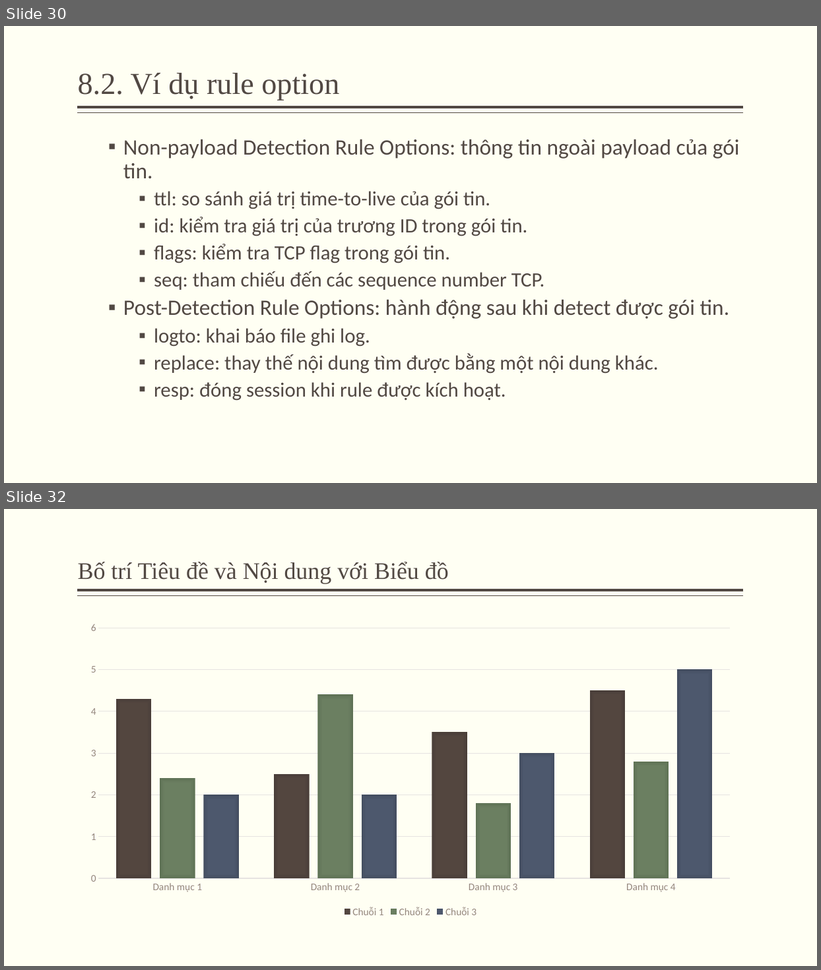
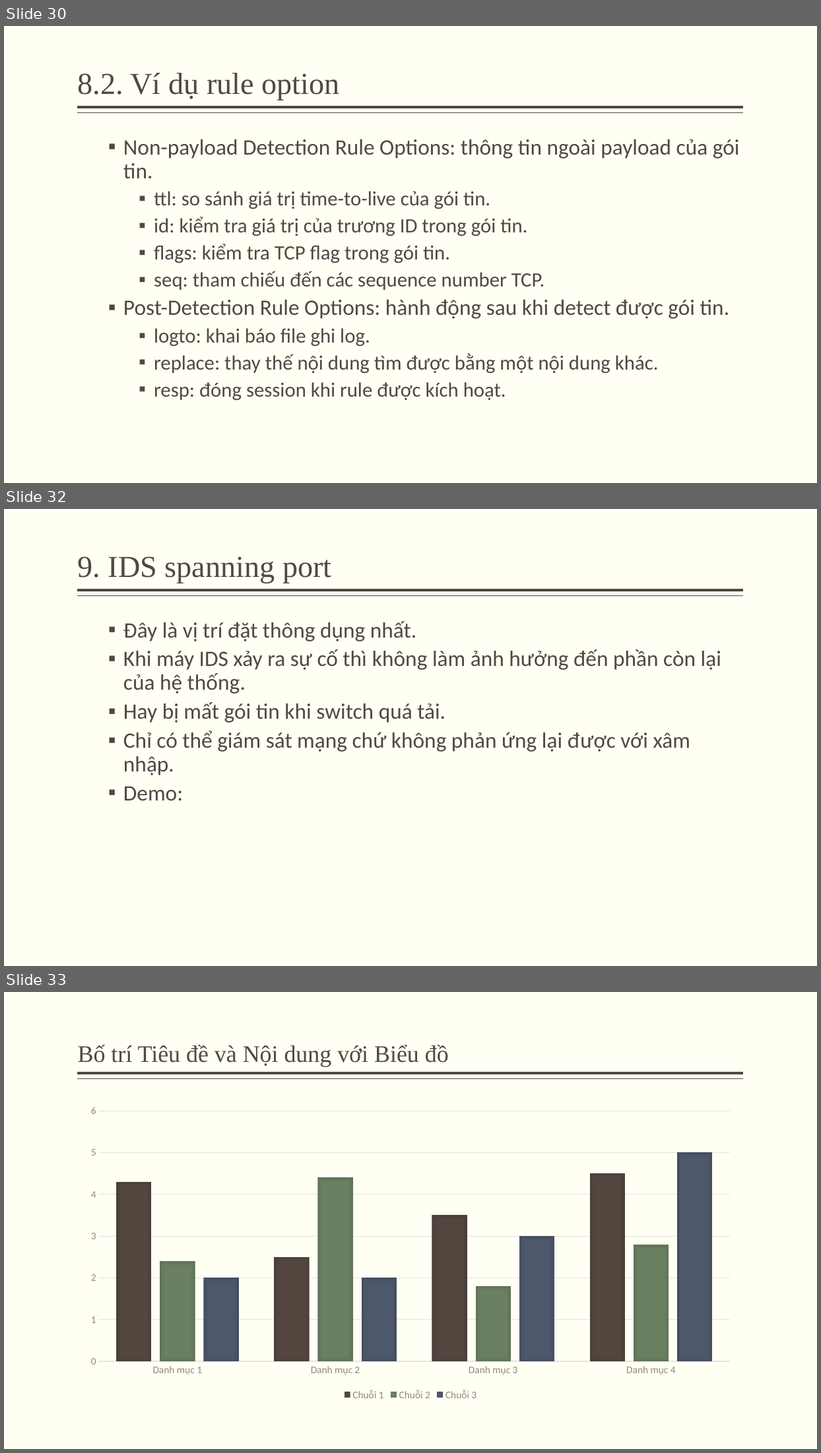
Before and after one commit to minhquan1418/do_an_ATMNC, a slide deck: silde.pptx. Shown one above the other, each under a label of ours: slides 30 and 32 before the commit, slides 30, 32 and 33 after it; the slides between them are not shown. The pictures are 821x970 and 821x1453 pixels, drawn with LibreOffice and Linux fonts; fonts in the diff are those of the drawing. Boxes give left, top, right and bottom in pixels: in the first picture for what was removed or moved away, otherwise in the second. Text is boxed around its words. In the diff, an @@ line names an element or a change of style, - is before the commit and + after.

```diff
--- a/silde.pptx
+++ b/silde.pptx
@@ slide 32 added at bbox=[4, 509, 817, 966], background #FFFFF3; not listed: 2 template elements that a slide beside it also shows @@
@@ title added at bbox=[78, 557, 331, 584], 36 pt, text #514843 @@
+9. IDS spanning port
@@ text added at bbox=[123, 621, 721, 801], 26 pt, text #514843 @@
+  ▪ Đây là vị trí đặt thông dụng nhất.
+  ▪ Khi máy IDS xảy ra sự cố thì không làm ảnh hưởng đến phần còn lại của hệ thống.
+  ▪ Hay bị mất gói tin khi switch quá tải.
+  ▪ Chỉ có thể giám sát mạng chứ không phản ứng lại được với xâm nhập.
+  ▪ Demo:
@@ what was slide 32 is now slide 33 @@
```
Also in this commit, not shown: 1 slide changed.
